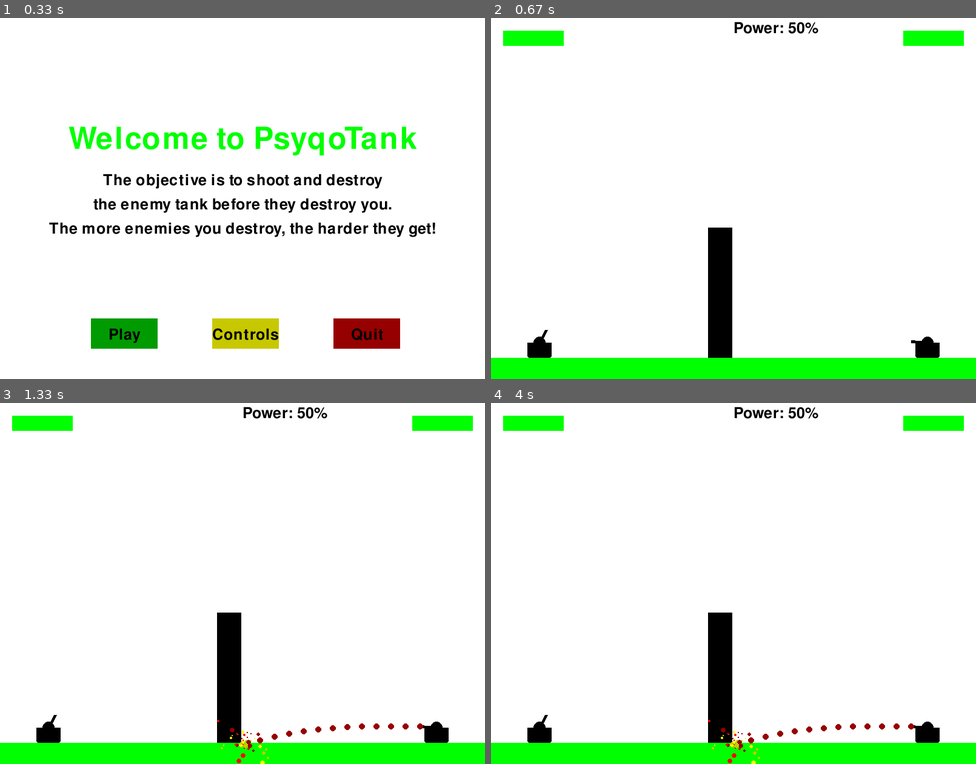
Above: before the commit, frames 1-4 (two rows, left to right).
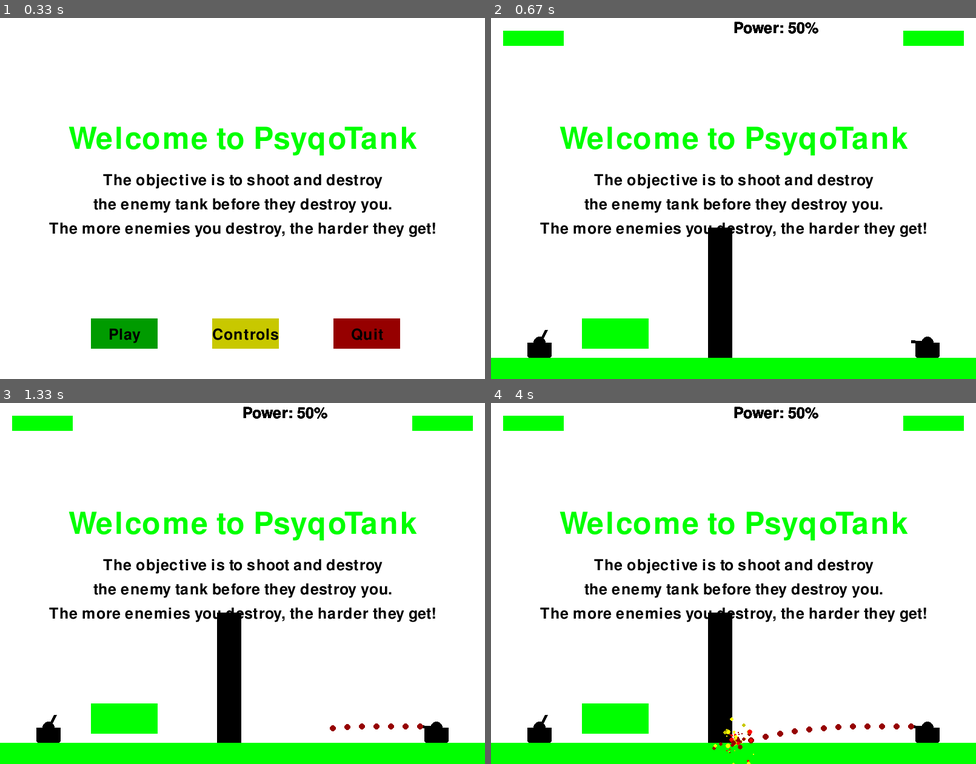
Above: after the commit, the same moments.

Repository: djtrame/Personal
Game: pygame game, started from psyqo_tank2.py
Two runs of this game, one before a commit and one after it. Both use one fixed random seed, a clock stepped at 60 frames per second and the inputs below.
Inputs:
- Up to frame 1 (0.33 s): no input
- Up to frame 2 (0.67 s): click "Play" at 0.42 s
- Up to frame 3 (1.33 s): tap Space at 0.67 s
- Up to frame 4 (4 s): hold Right 2-2.47 s; hold D 2-2.47 s; tap Space at 2.07, 2.37 s

Frame 1 is identical in both runs. In frame 2, 6.1% of the frame differs, in the area x 10-90%, y 1-92%; in frame 3, 6.3%, in the area x 10-90%, y 1-100%; in frame 4, 6.3%.

Commit message:
Added debugging code to help understand the math of the shell trajectory

Diff:
--- a/psyqo_tank2.py
+++ b/psyqo_tank2.py
@@ -1,8 +1,5 @@
 import pygame
-import time
 import random
-
-
 
 pygame.init()
 
@@ -329,13 +326,6 @@
 
     text_to_button(text,black,x,y,width,height)
 
-def roundTo10(number):
-    #this places the apple in parts of the screen divisible by 10
-    #return round(number/10.0) * 10.0
-
-    #this places the apple on the screen at odd pixel locations
-    return round(number)
-
 def barrier(barrierLocationX, randomHeight, barrier_width):
     pygame.draw.rect(gameDisplay, black, [barrierLocationX, display_height-randomHeight, barrier_width, randomHeight])
 
@@ -354,6 +344,7 @@
 
         magnitude = 1
 
+        #draw random sized circles of random color that get bigger and bigger up to 50 pixels
         while magnitude < size:
             exploding_bit_x = x + random.randrange(-1*magnitude,magnitude)
             exploding_bit_y = y + random.randrange(-1 * magnitude, magnitude)
@@ -384,17 +375,30 @@
         #print(startingShell[0],startingShell[1])
         pygame.draw.circle(gameDisplay,red,(startingShell[0],startingShell[1]),5)
 
-        startingShell[0] -= (12 - turretPos)*2
+        #our tank is firing left so subtract from the x coordinate each frame
+        startingShellXAdjustment = (12 - turretPos) * 2
+        startingShell[0] -= startingShellXAdjustment
+
+        turretPosAdjustment = turretPos + turretPos/(12-turretPos)
 
         #quadratic equation example
         #y = x^2  y = x**2
-        startingShell[1] += int((((startingShell[0] - gunCoordinates[0])*0.01/(gun_power/50))**2) - (turretPos + turretPos/(12-turretPos)))
+        startingShellYAdjustment = int((((startingShell[0] - gunCoordinates[0])*0.01/(gun_power/50))**2) - turretPosAdjustment)
+        startingShell[1] += startingShellYAdjustment
+
+        print("---------------------------------")
+        print("StartingShell X Adjustment: " + str(startingShellXAdjustment))
+        print("StartingShell X: " + str(startingShell[0]))
+        print("TurretPosAdjustment: " + str(turretPosAdjustment))
+        print("gunCoordinates X: " + str(gunCoordinates[0]))
+        print("StartingShell Y Adjustment: " + str(startingShellYAdjustment))
+        print("StartingShell Y: " + str(startingShell[1]))
 
         actual_ground = display_height - ground_height
 
         #if the shell has hit the ground
         if startingShell[1] > actual_ground:
-            print("Last shell:",startingShell[0],startingShell[1])
+            #print("Last shell:",startingShell[0],startingShell[1])
             #determine estimated spot of last impact
             #cross multiplication
             #(x/600) = (189/618) for instance
@@ -404,9 +408,9 @@
             hit_x = int((startingShell[0]*actual_ground)/startingShell[1])
             hit_y = int(actual_ground)
             if enemyTankX + 15 > hit_x  > enemyTankX - 15:
-                print("HIT TARGET!")
+                print("Player HIT TARGET!")
                 damage = 25
-            print ("Impact:",hit_x,hit_y)
+            #print ("Impact:",hit_x,hit_y)
             explosion(hit_x , hit_y)
             fire = False
 
@@ -426,7 +430,7 @@
             fire = False
 
         pygame.display.update()
-        clock.tick(100)
+        clock.tick(10)
 
     return damage
 
@@ -522,7 +526,7 @@
             hit_x = int((startingShell[0]*actual_ground)/startingShell[1])
             hit_y = int(actual_ground)
             if pTankX + 15 > hit_x  > pTankX - 15:
-                print("HIT TARGET!")
+                print("CPU HIT TARGET!")
                 damage = 25
             explosion(hit_x , hit_y)
             fire = False
@@ -643,8 +647,7 @@
                     damage = fireShell(gun,mainTankX,mainTankY,currentTurretPos,fire_power,barrierLocationX,barrier_width,randomHeight,enemyTankX,enemyTankY)
                     enemy_health -= damage
 
-                    damage = eFireShell(enemy_gun, enemyTankX, enemyTankY, 8, 50, barrierLocationX, barrier_width,
-                              randomHeight,mainTankX,mainTankY)
+                    #damage = eFireShell(enemy_gun, enemyTankX, enemyTankY, 8, 50, barrierLocationX, barrier_width,randomHeight,mainTankX,mainTankY)
                     player_health -= damage
 
                 elif event.key == pygame.K_a:
@@ -675,7 +678,8 @@
             mainTankX += 5
 
         # clear the display
-        gameDisplay.fill(white)
+        #todo uncomment me
+        #gameDisplay.fill(white)
         health_bars(player_health,enemy_health)
 
         # draw the tank and store the position of the turret
